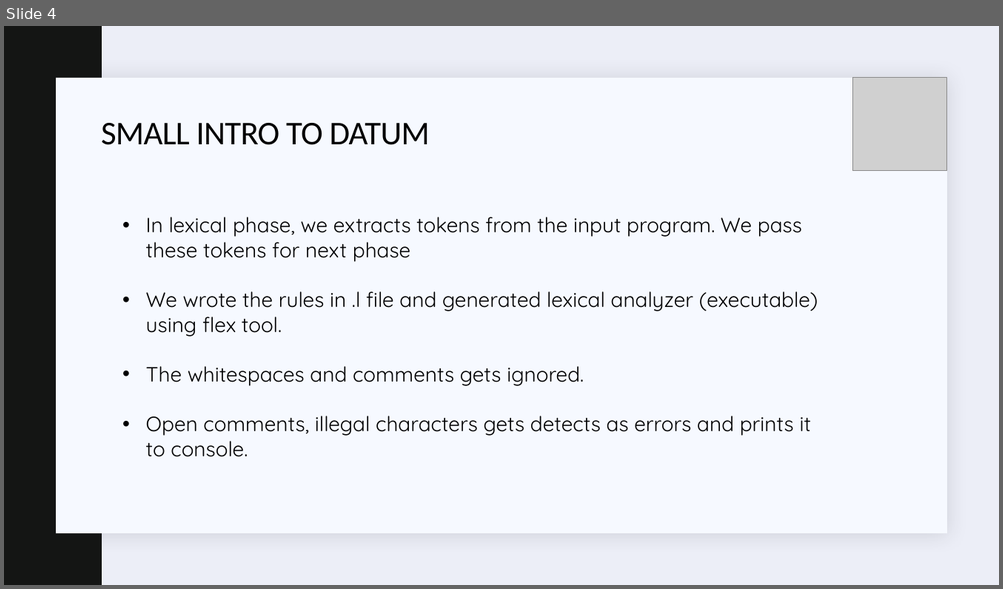
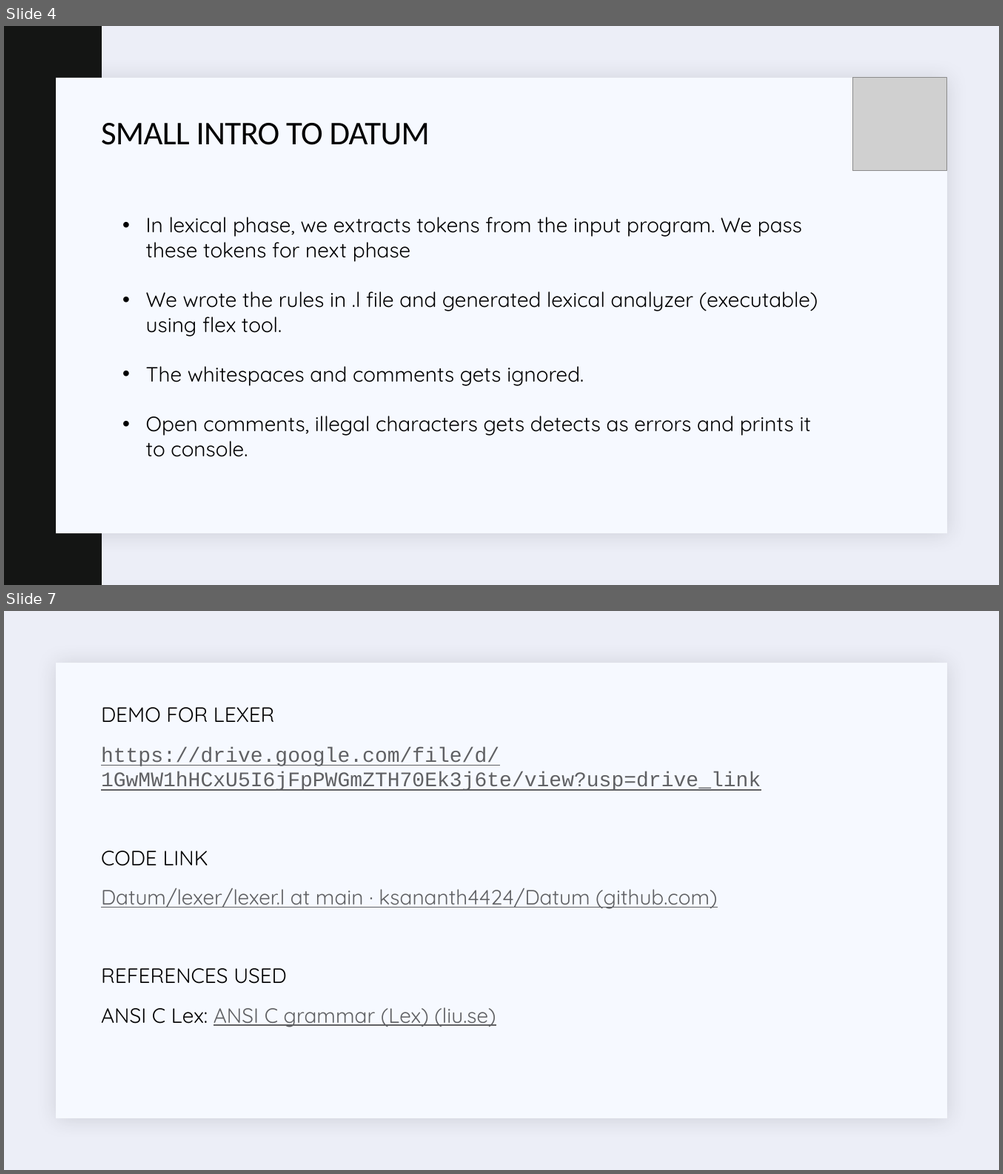
Before and after one commit to ksananth4424/Datum, a slide deck: Demo and Presentation/Presentations/lex_datum.pptx. Shown one above the other, each under a label of ours: slide 4 before the commit, slides 4 and 7 after it; the slides between them are not shown. The pictures are 1003x589 and 1003x1174 pixels, drawn with LibreOffice and Linux fonts; fonts in the diff are those of the drawing; grey boxes stand for pictures. Boxes give left, top, right and bottom in pixels: in the first picture for what was removed or moved away, otherwise in the second. Text is boxed around its words. In the diff, an @@ line names an element or a change of style, - is before the commit and + after.

```diff
--- a/Demo and Presentation/Presentations/lex_datum.pptx
+++ b/Demo and Presentation/Presentations/lex_datum.pptx
@@ slide 7 added at bbox=[4, 611, 999, 1170], background #ECEEF7; not listed: 1 template element that a slide beside it also shows @@
@@ text added at bbox=[101, 707, 760, 1028], 20 pt, text #5F6063, underline @@
+  DEMO FOR LEXER
+  https://drive.google.com/file/d/1GwMW1hHCxU5I6jFpPWGmZTH70Ek3j6te/view?usp=drive_link
+  CODE LINK
+  Datum/lexer/lexer.l at main · ksananth4424/Datum (github.com)
+  REFERENCES USED
+  ANSI C Lex: ANSI C grammar (Lex) (liu.se)
```
Also in this commit, not shown: 1 slide changed, 4 other files.
